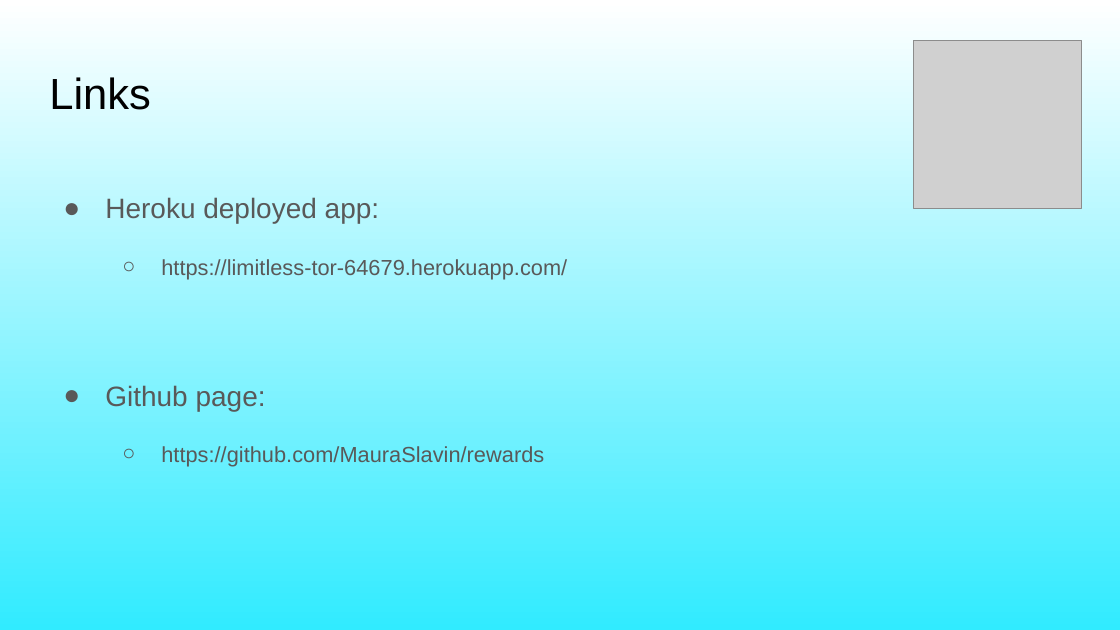
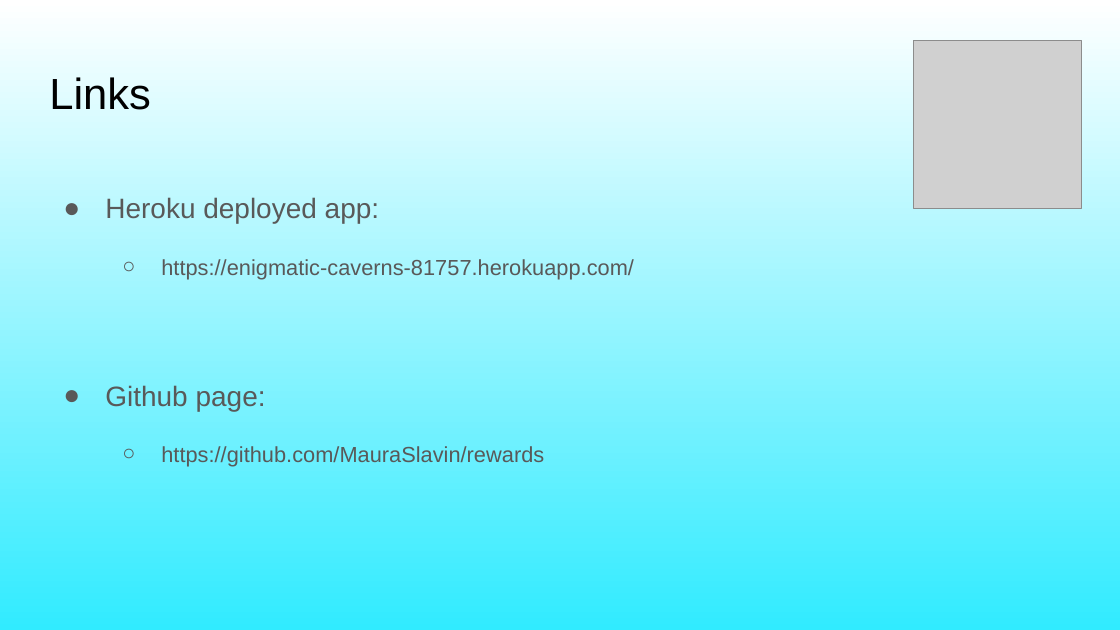
Before and after one commit to MauraSlavin/rewards, a slide deck: slide 11 of documentation/Rewards presentation (final).pptx. Drawn at 1120x630 pixels with LibreOffice and Linux fonts; fonts in the diff are those of the drawing; grey boxes stand for pictures. Boxes give left, top, right and bottom in pixels: in the first picture for what was removed or moved away, otherwise in the second. Text is boxed around its words. In the diff, an @@ line names an element or a change of style, - is before the commit and + after.

```diff
--- a/documentation/Rewards presentation (final).pptx
+++ b/documentation/Rewards presentation (final).pptx
@@ text at [161, 259, 634, 279]: text changed @@
-  ○ https://limitless-tor-64679.herokuapp.com/
+  ○ https://enigmatic-caverns-81757.herokuapp.com/
```
Also in this commit, not shown: 1 other slide changed, 1 other file.
